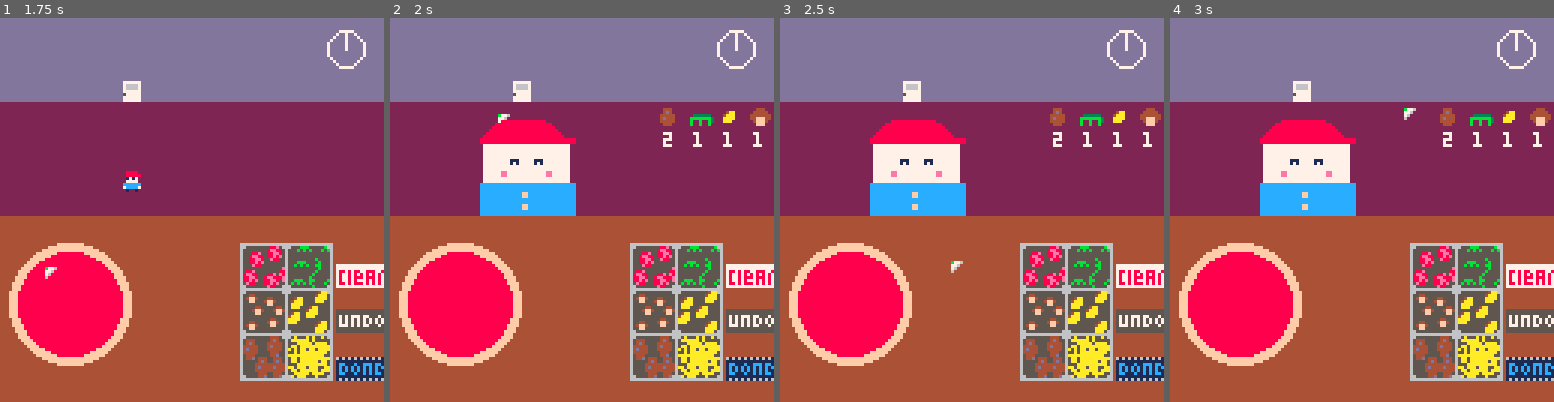
Above: before the commit, frames 1-4 (left to right).
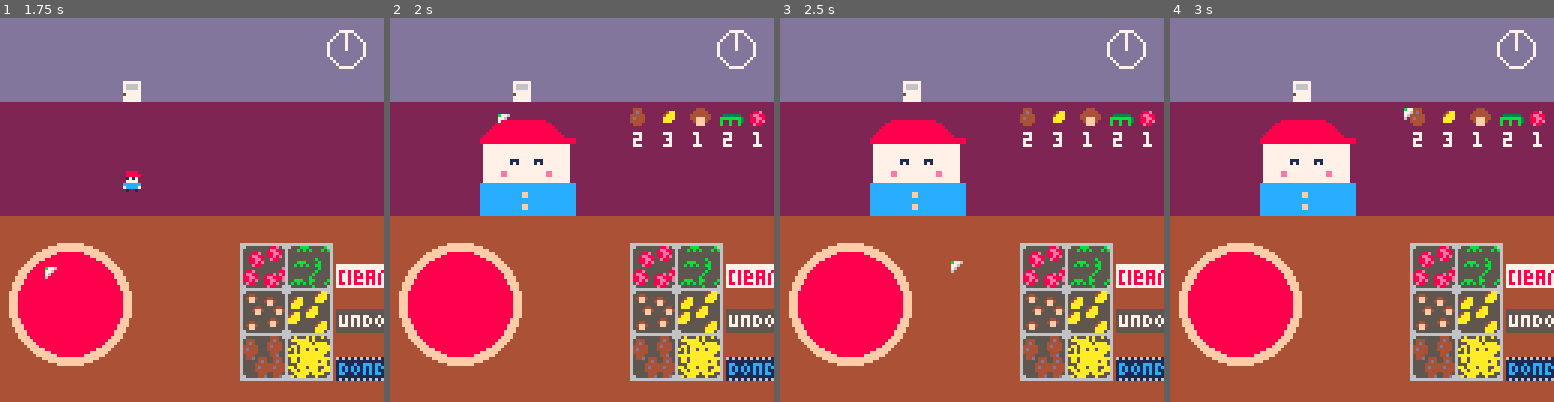
Above: after the commit, the same moments.

Repository: Cybrwire/pico8-tinkering
Game: PICO-8 cartridge pizza_shop.p8
The game is run twice, just before and just after one commit, with the same random seed, the same clock (stepped at 60 frames per second) and the same inputs.
Inputs (mouse positions are in pixels of both pictures, inside the frame that each line leads up to):
- Up to frame 1 (1.75 s): click (280, 121) at 0.67 s; tap O (Z key) at 0.7, 1.7 s; click (46, 267) at 1.22 s
- Up to frame 2 (2 s): click (497, 114) at 1.77 s
- Up to frame 3 (2.5 s): tap O (Z key) at 2.1 s; click (952, 259) at 2.32 s
- Up to frame 4 (3 s): tap O (Z key) at 2.5, 2.9 s; click (1404, 106) at 2.87 s

Frame 1 is identical in both runs. In frame 2, 1.0% of the frame differs, in the area x 62-100%, y 23-34%; in frame 3, 1.0%; in frame 4, 1.0%.

Commit message:
updated: boss order; boss flag
now every customer has a boss flag. that now determines the amount of ingredients on the pizza: normal vs boss

Diff:
--- a/pizza_shop.p8
+++ b/pizza_shop.p8
@@ -18,10 +18,10 @@
 
 	ingredients_spr = {48,50,52,54,56,58}
 	customers= {
-	 new_customer(3,64,40,20),
-	 new_customer(4,68,40,20),
-	 new_customer(5,72,40,20),
-	 new_boss(6,128,40,20),
+	 new_customer(3,64,40,20,false),
+	 new_customer(4,68,40,20,false),
+	 new_customer(5,72,40,20,false),
+	 new_customer(6,128,40,20,true),--boss
 	}
 	buttons  = {
   make_ingredient_btn(80,75,1,16),--pepperoni
@@ -142,6 +142,7 @@
 			spr(c.spr,c.x,c.y)
 		elseif c.state == 'near' then
 			spr(c.big,c.x-10,c.y-23,4,4)
+			if c.boss == true then print('boss',5,5,7) end
 		end
 	end
 end
@@ -253,13 +254,18 @@
 end
 -->8
 --customers
-function new_customer(_spr,_big,_x,_y)
-	local _order = new_order()
-	return {spr=_spr,big=_big,x=_x,y=_y,ty=57,t=30,state='far',speed=c_speed,order=_order}
-end
-
-function new_order()
-	size = flr(rnd(19)+2)
+function new_customer(_spr,_big,_x,_y,_boss)
+	local _order = new_order(_boss)
+	return {spr=_spr,big=_big,x=_x,y=_y,ty=57,t=30,state='far',speed=c_speed,order=_order,boss=_boss}
+end
+
+function new_order(_boss)
+
+	if _boss then
+		size = flr(rnd(10)+10)
+	else
+		size = flr(rnd(10)+2)
+	end
 	local order = {}
 	for i = 1,size do
 		add(order, flr(rnd(6)+1))
@@ -285,12 +291,6 @@
 		end
 	end
 
-end
-
-function new_boss(_spr,_big,_x,_y)
-	local b = new_customer(_spr,_big,_x,_y)
-	b.boss = true
-	return b
 end
 
 function remove_customer()
